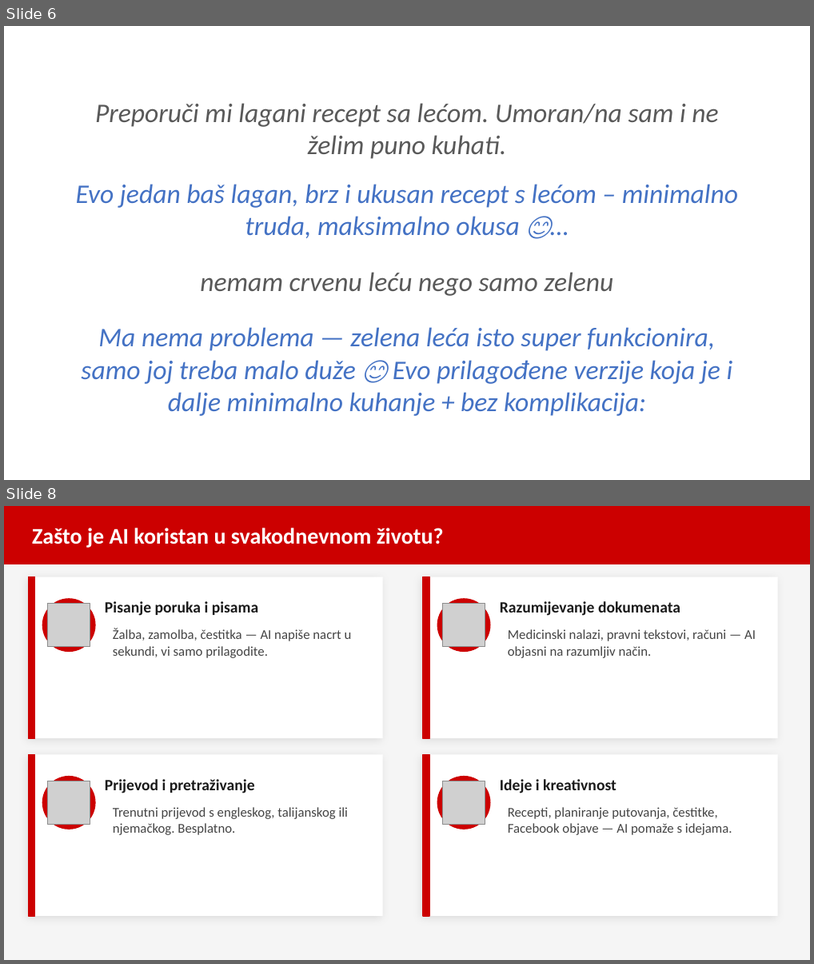
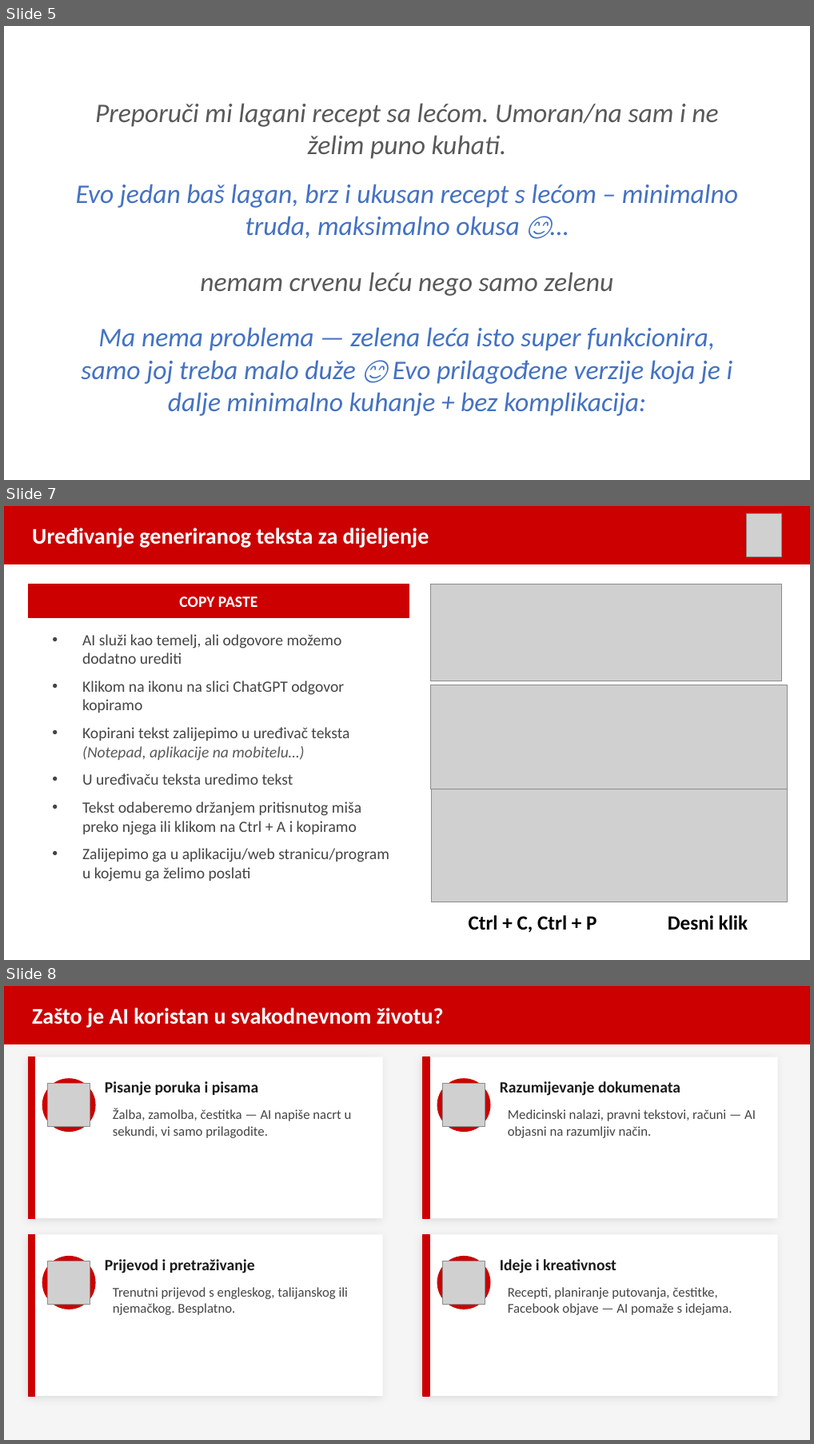
Before and after one commit to brunobilandzic/dipl, a slide deck: praksa/RAST/izradaprezentacije/AI_alati_prezentacija.pptx. Shown one above the other, each under a label of ours: slides 6 and 8 before the commit, slides 5, 7 and 8 after it; the slides between them are not shown. The pictures are 814x964 and 814x1444 pixels, drawn with LibreOffice and Linux fonts; fonts in the diff are those of the drawing; grey boxes stand for pictures. Boxes give left, top, right and bottom in pixels: in the first picture for what was removed or moved away, otherwise in the second. Text is boxed around its words. In the diff, an @@ line names an element or a change of style, - is before the commit and + after.

```diff
--- a/praksa/RAST/izradaprezentacije/AI_alati_prezentacija.pptx
+++ b/praksa/RAST/izradaprezentacije/AI_alati_prezentacija.pptx
@@ slide 7 added at (4, 506, 810, 960), background #FFFFFF @@
@@ rectangle added at (4, 506, 810, 564), fill #CC0000, outline #CC0000 1 pt @@
@@ text added at (32, 528, 430, 548), 20 pt, text #FFFFFF, bold @@
+Uređivanje generiranog teksta za dijeljenje
@@ picture added at (746, 513, 782, 556) @@
@@ rectangle added at (28, 584, 410, 617), fill #CC0000, outline #CC0000 1 pt @@
@@ text added at (179, 596, 258, 607), 14 pt, text #FFFFFF, bold @@
+COPY PASTE
@@ picture added at (431, 584, 782, 681) @@
@@ text added at (82, 634, 390, 881), 14 pt, text #444444 @@
+• AI služi kao temelj, ali odgovore možemo dodatno urediti
+• Klikom na ikonu na slici ChatGPT odgovor kopiramo
+• Kopirani tekst zalijepimo u uređivač teksta (Notepad, aplikacije na mobitelu…)
+• U uređivaču teksta uredimo tekst
+• Tekst odaberemo držanjem pritisnutog miša preko njega ili klikom na Ctrl + A i kopiramo
+• Zalijepimo ga u aplikaciju/web stranicu/program u kojemu ga želimo poslati
@@ picture added at (431, 685, 788, 789) @@
@@ picture added at (431, 789, 787, 902) @@
@@ text added at (469, 915, 597, 932), 18 pt, text #000000, bold @@
+Ctrl + C, Ctrl + P
@@ text added at (668, 915, 748, 930), 18 pt, text #000000, bold @@
+Desni klik
@@ what was slide 6 is now slide 5 @@
```
Also in this commit, not shown: 9 slides changed, 2 other slides added, 1 slide removed, 1 other file.
